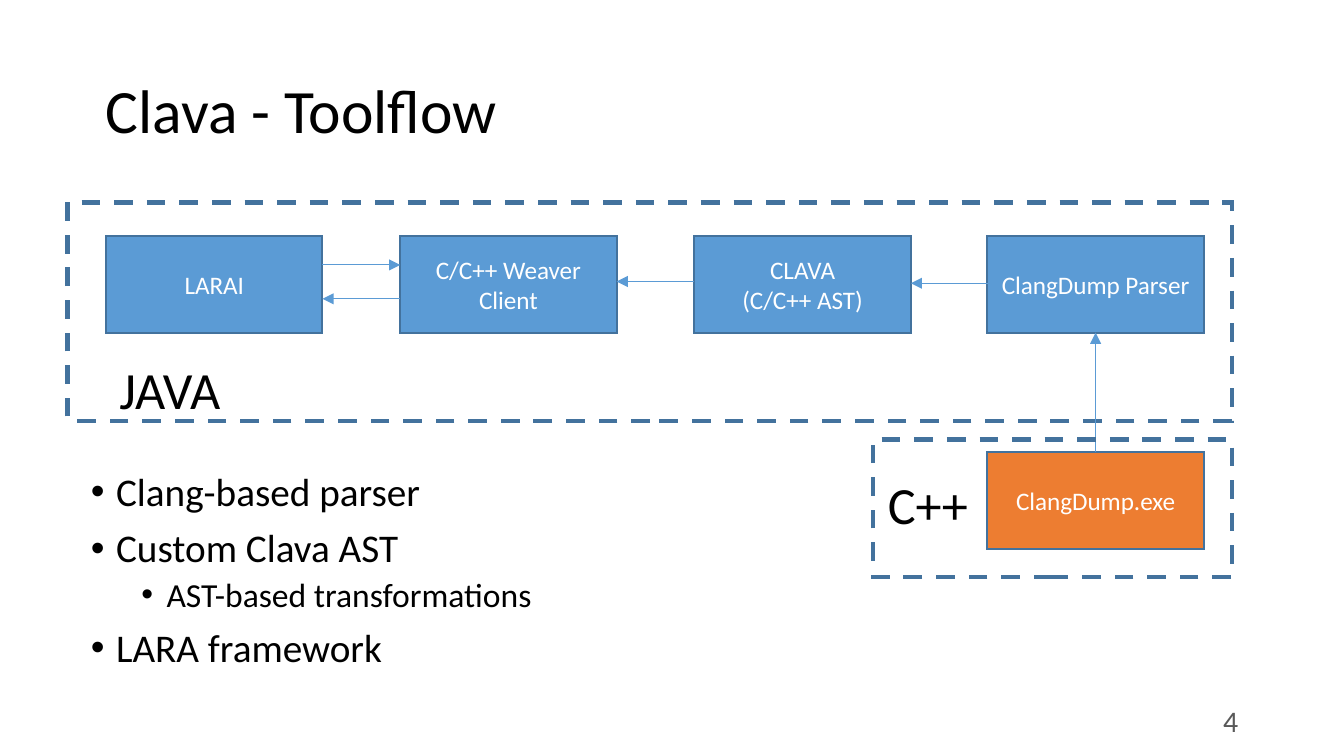
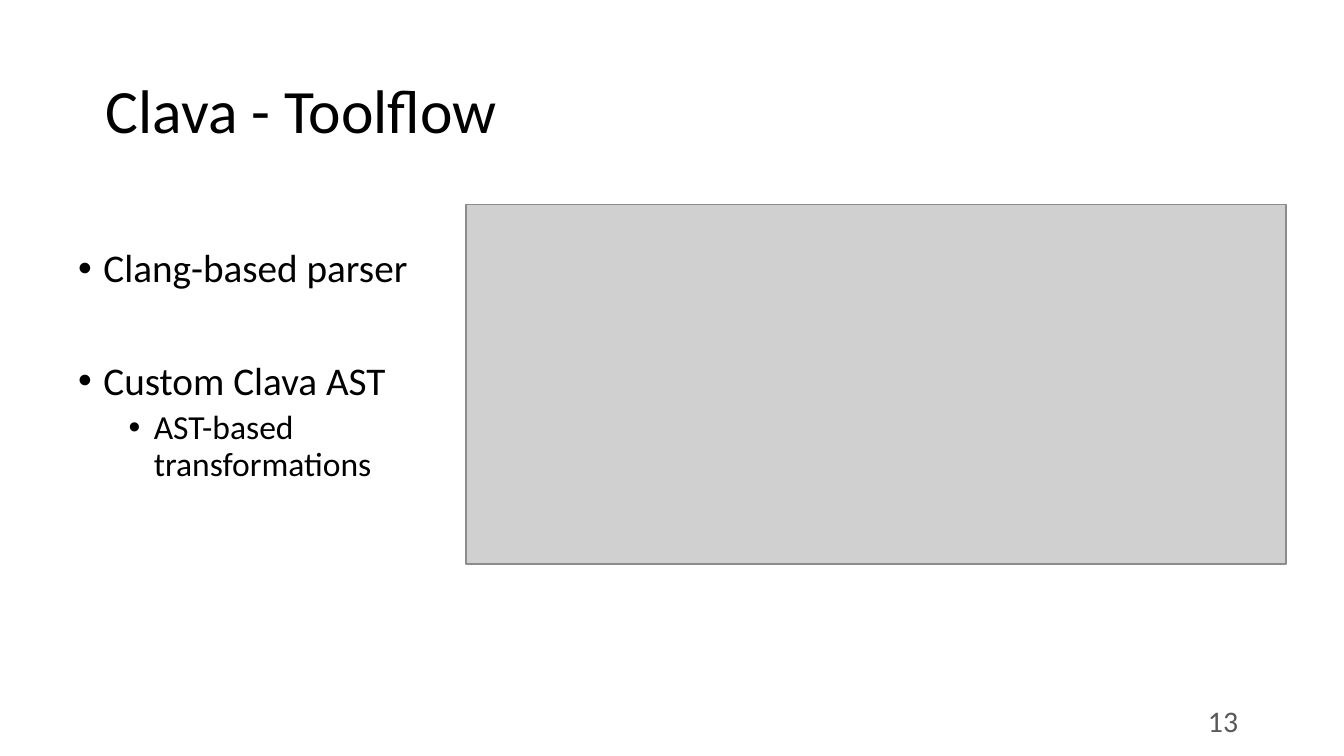
Before and after one commit to specs-feup/specs-lara, a slide deck: slide 13 of 2019-GreenSwLab/Clava-Tutorial.pptx (slide 4 before the commit). Drawn at 1344x756 pixels with LibreOffice and Linux fonts; fonts in the diff are those of the drawing; grey boxes stand for pictures. Boxes give left, top, right and bottom in pixels: in the first picture for what was removed or moved away, otherwise in the second. Text is boxed around its words. In the diff, an @@ line names an element or a change of style, - is before the commit and + after.

```diff
--- a/2019-GreenSwLab/Clava-Tutorial.pptx
+++ b/2019-GreenSwLab/Clava-Tutorial.pptx
@@ picture added at <box>466,204,1286,564</box> @@
@@ text "Clang-based parser": place and size @@
-text "Clang-based parser" at <box>116,478,532,663</box>
+text "Clang-based parser" at <box>103,254,408,477</box>
@@ group removed at <box>67,203,1232,578</box>: 7 rectangles, 5 arrows, 2 texts @@
-LARAI
-C/C++ Weaver
-Client
-JAVA
-ClangDump.exe
-CLAVA
-(C/C++ AST)
-ClangDump Parser
-C++
@@ text at <box>116,634,382,663</box>: paragraph removed @@
-• LARA framework
@@ page number at <box>1208,712,1238,732</box>: text changed @@
-4
+13
```
Also in this commit, not shown: 8 other slides changed, 2 slides added, 1 slide removed, 1 other file.
